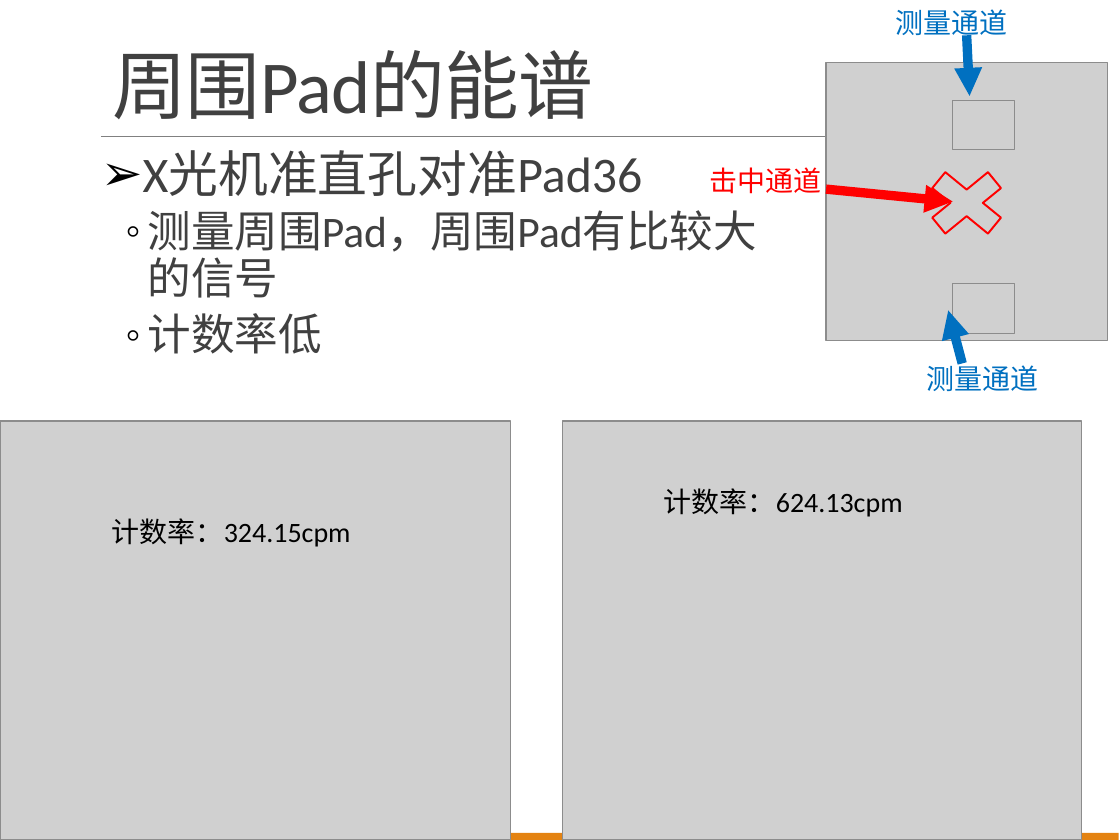
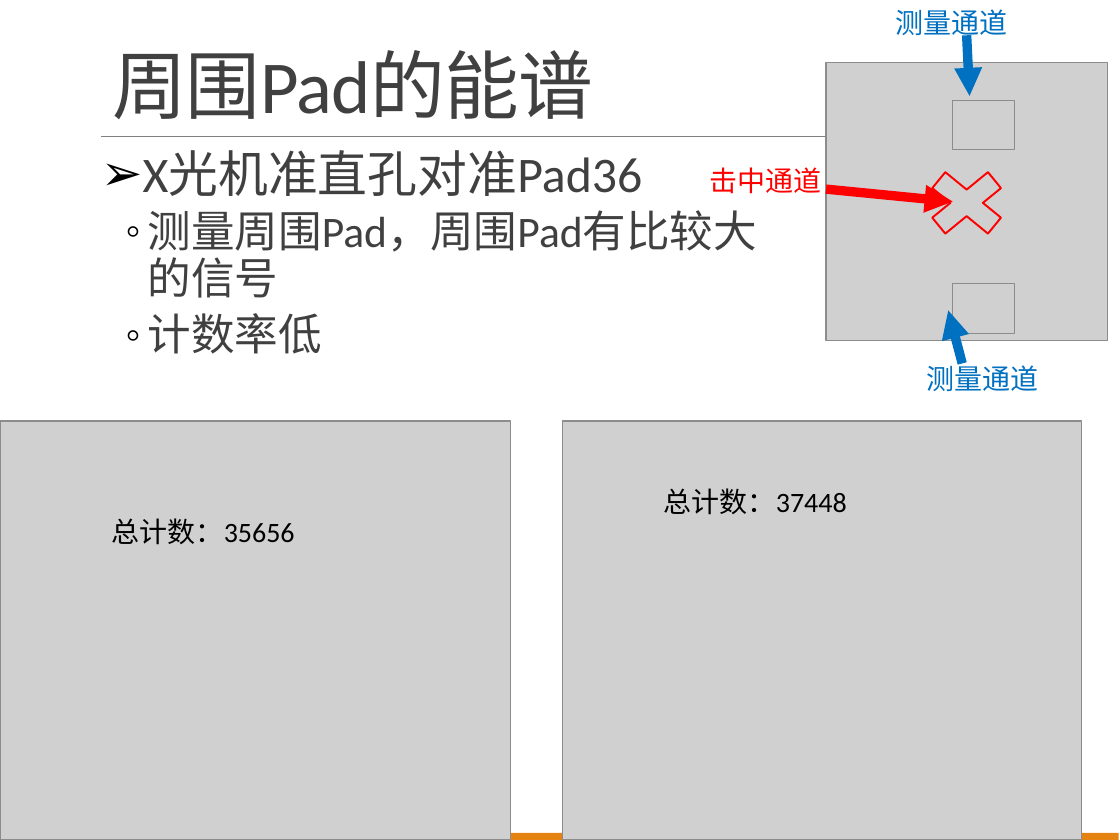
Before and after one commit to wyu0725/SDHCAL_DAQ, a slide deck: slide 9 of Slides/SDHCAL_Report_20170621.pptx. Drawn at 1120x840 pixels with LibreOffice and Linux fonts; fonts in the diff are those of the drawing; grey boxes stand for pictures. Boxes give left, top, right and bottom in pixels: in the first picture for what was removed or moved away, otherwise in the second. Text is boxed around its words. In the diff, an @@ line names an element or a change of style, - is before the commit and + after.

```diff
--- a/Slides/SDHCAL_Report_20170621.pptx
+++ b/Slides/SDHCAL_Report_20170621.pptx
@@ text at bbox=[664, 488, 847, 515]: text changed @@
-计数率：624.13cpm
+总计数：37448
@@ text at bbox=[112, 518, 295, 545]: text changed @@
-计数率：324.15cpm
+总计数：35656
```
Also in this commit, not shown: 6 other slides changed, 1 slide added.
